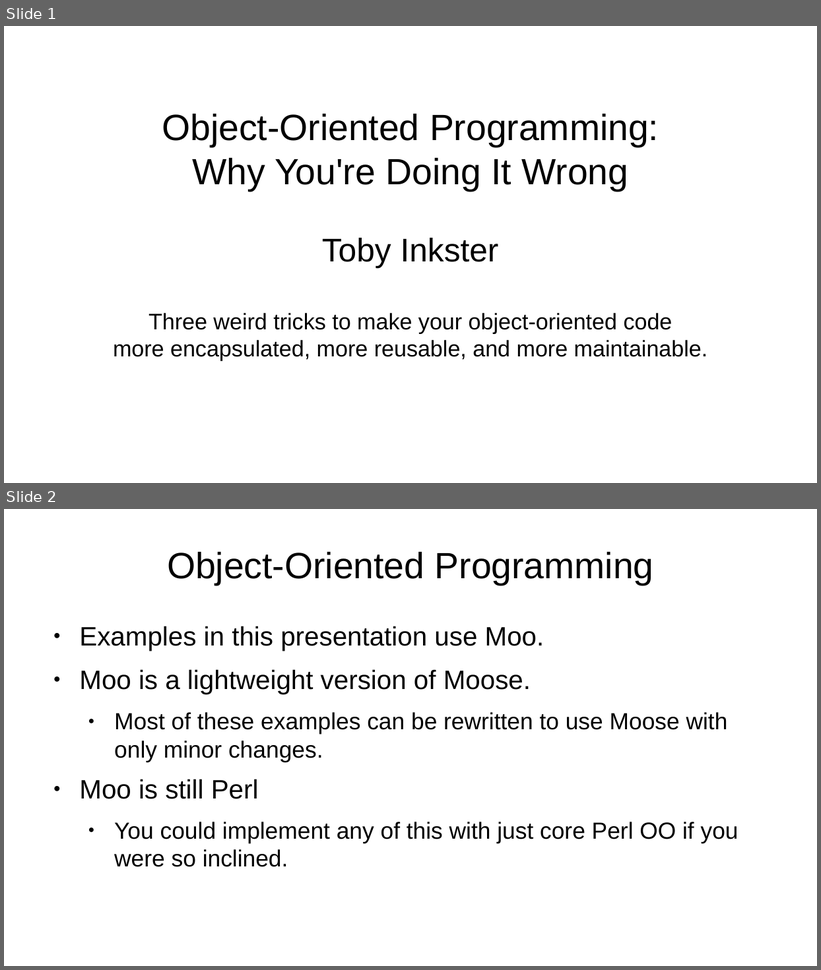
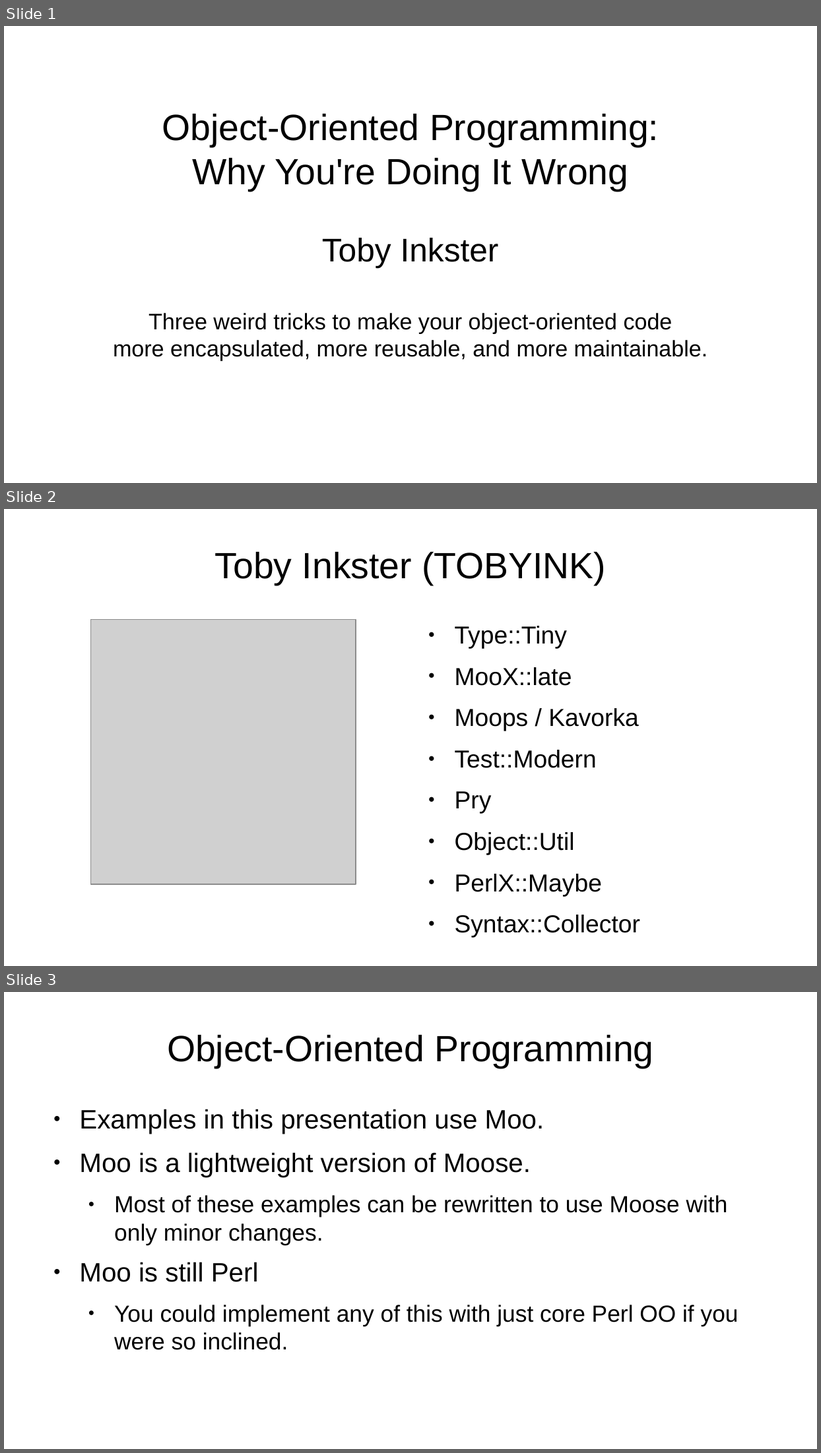
Before and after one commit to tobyink/docs-modern-oop, a slide deck: talks/three-weird-tricks/presentation.odp. Shown one above the other, each under a label of ours: slides 1 and 2 before the commit, slides 1, 2 and 3 after it. The pictures are 821x970 and 821x1453 pixels, drawn with LibreOffice and Linux fonts; fonts in the diff are those of the drawing; grey boxes stand for pictures; background and template pictures are left out. Boxes give left, top, right and bottom in pixels: in the first picture for what was removed or moved away, otherwise in the second. Text is boxed around its words. In the diff, an @@ line names an element or a change of style, - is before the commit and + after.

```diff
--- a/talks/three-weird-tricks/presentation.odp
+++ b/talks/three-weird-tricks/presentation.odp
@@ slide 2 added at <box>4,509,817,966</box>, background picture (left out) @@
@@ title added at <box>215,552,606,586</box>, 35.7 pt, text #000000 @@
+Toby Inkster (TOBYINK)
@@ picture added at <box>90,620,356,885</box> @@
@@ text added at <box>455,626,640,938</box>, 24.1 pt, text #000000 @@
+● Type::Tiny
+● MooX::late
+● Moops / Kavorka
+● Test::Modern
+● Pry
+● Object::Util
+● PerlX::Maybe
+● Syntax::Collector
@@ what was slide 2 is now slide 3 @@
```
Also in this commit, not shown: 4 slides changed, 5 other slides added.
